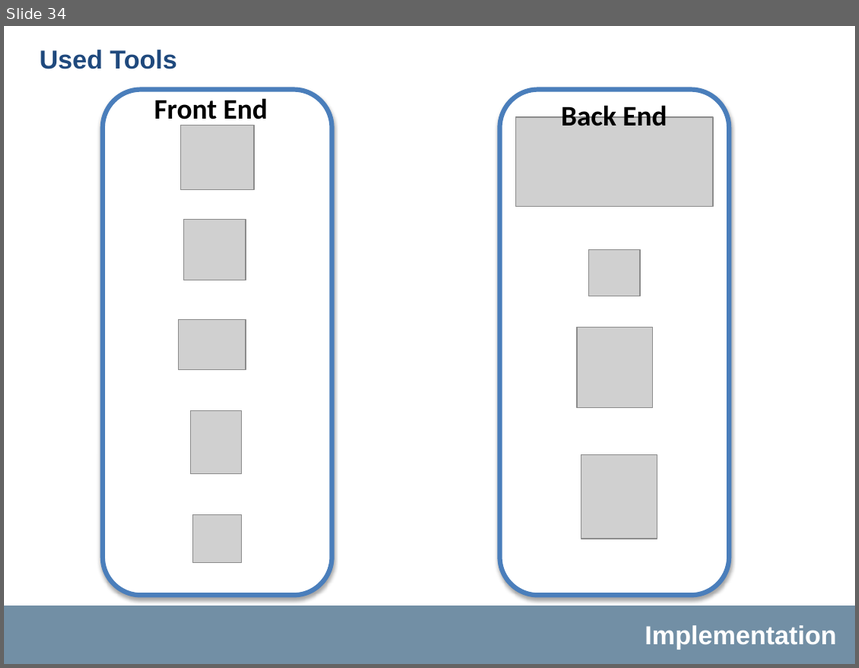
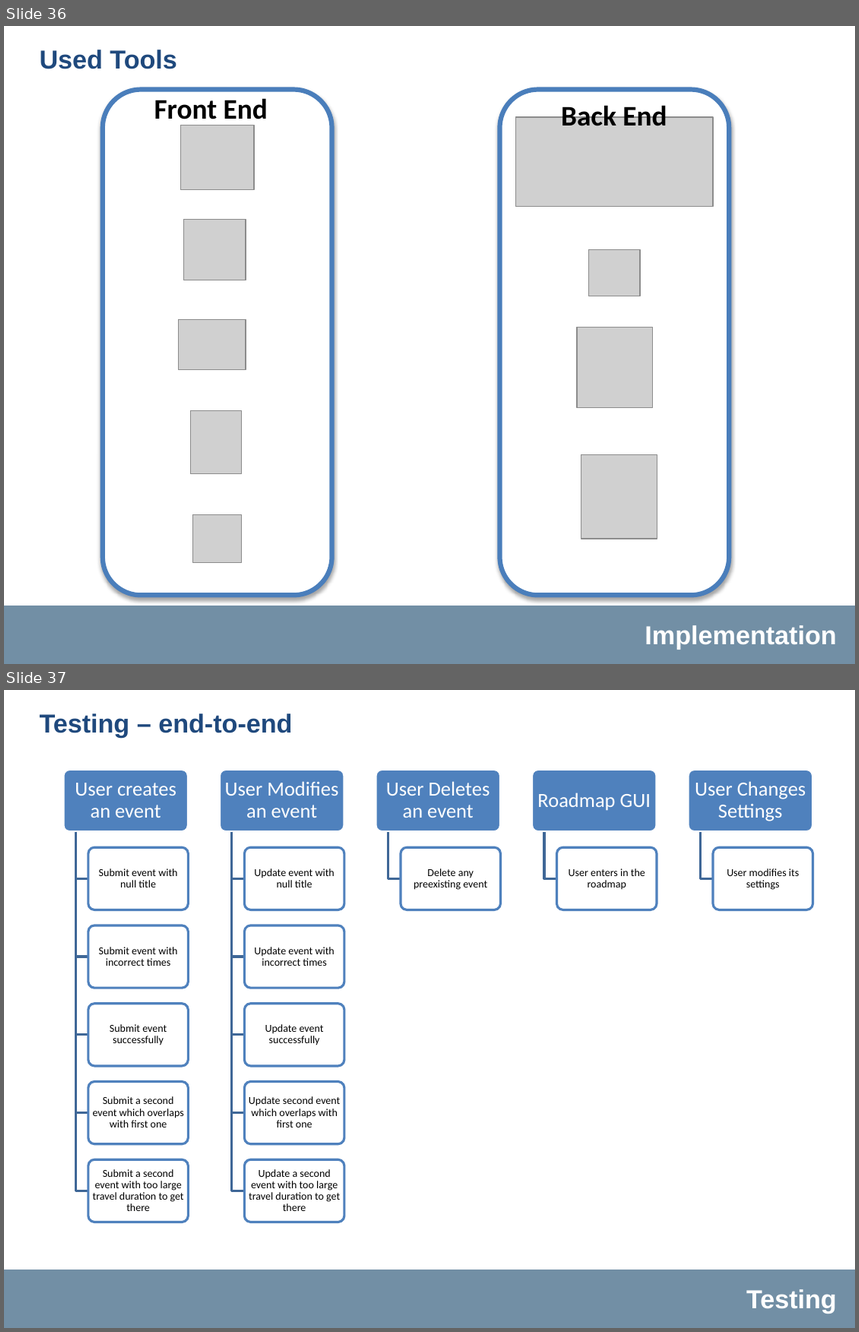
Before and after one commit to andelnegro6/SmartCommute, a slide deck: docs/Smart Commute.pptx. Shown one above the other, each under a label of ours: slide 34 before the commit, slides 36 and 37 after it. The pictures are 859x668 and 859x1332 pixels, drawn with LibreOffice and Linux fonts; fonts in the diff are those of the drawing; grey boxes stand for pictures; background and template pictures are left out. Boxes give left, top, right and bottom in pixels: in the first picture for what was removed or moved away, otherwise in the second. Text is boxed around its words. In the diff, an @@ line names an element or a change of style, - is before the commit and + after.

```diff
--- a/docs/Smart Commute.pptx
+++ b/docs/Smart Commute.pptx
@@ slide 37 added at bbox=[4, 690, 855, 1328], background #FFFFFF; not listed: 1 template element that a slide beside it also shows @@
@@ title added at bbox=[40, 714, 292, 738], 22 pt, text #1F497D, bold @@
+Testing – end-to-end
@@ group added at bbox=[63, 769, 813, 1222]: 18 rounded rectangles, 18 texts, 13 freeform shapes @@
+User creates an event
+Submit event with null title
+Submit event with incorrect times
+Submit event successfully
+Submit a second event which overlaps with first one
+Submit a second event with too large travel duration to get there
+User Modifies an event
+Update event with null title
+Update event with incorrect times
+Update event successfully
+Update second event which overlaps with first one
+Update a second event with too large travel duration to get there
+User Deletes an event
+Delete any preexisting event
+Roadmap GUI
+User enters in the roadmap
+User Changes Settings
+User modifies its settings
@@ text added at bbox=[747, 1290, 837, 1314], 22 pt, text #FFFFFF, bold @@
+Testing
@@ what was slide 34 is now slide 36 @@
```
Also in this commit, not shown: 5 slides changed, 3 other slides added, 1 slide removed, 4 other files.
